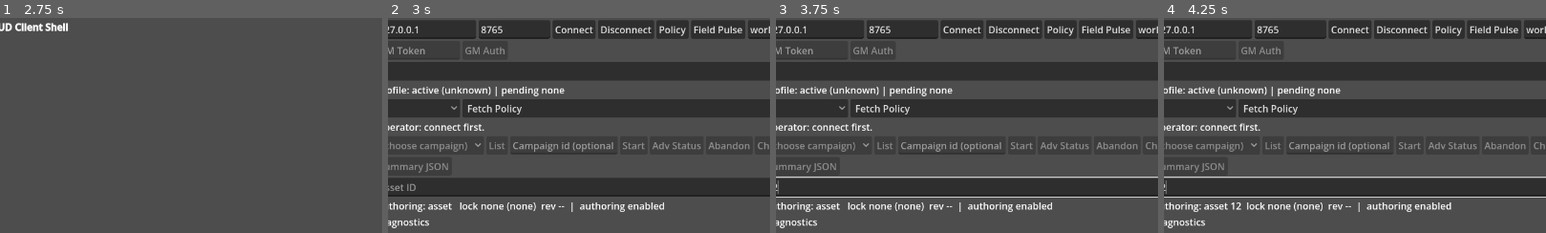
Above: before the commit, frames 1-4 (left to right).
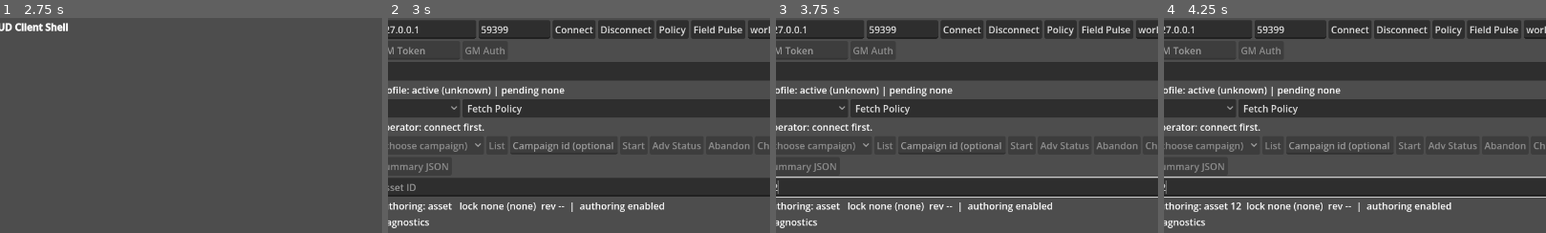
Above: after the commit, the same moments.

Repository: jbax-and-his-ai-pals/008-mud
Game: Godot game, scene res://scenes/launcher.tscn
Same seed, same stepped clock (60 frames per second), same inputs: the game is played once before the commit and once after it.
Inputs (mouse positions are % of the whole screen's width and height, from its top left):
- Up to frame 1 (2.75 s): click "Play Offline" at 0.5 s; click (48, 96) at 1.27 s; type "12" at 1.35 s; click "Got it — start playing!" at 2 s
- Up to frame 2 (3 s): click "Tools (F2)" at 2.75 s
- Up to frame 3 (3.75 s): click (34, 46) at 3.52 s; type "12" at 3.6 s
- Up to frame 4 (4.25 s): no input
The pictures show only the part of the screen within x 3-53%, y 7-57%; the shares and areas given below are measured in that part.

Frame 1 is identical in both runs. In frame 2, 0.1% of the frame differs, in the area x 24-32%, y 3-8%; in frame 3, 0.1%; in frame 4, 0.1%.

Commit message:
Default the client's connect fields to 127.0.0.1:59399
The client's "Connect online" panel opened with an empty host and port 8765.
It now opens with 127.0.0.1 and 59399, the same in the main scene's
connection row and the crash-recovery fallback, and the desktop launcher's
default port matches so a server started there is what the client expects.

Co-Authored-By: Claude Sonnet 5.5 <noreply@anthropic.com>

Diff:
--- a/client/scenes/launcher.tscn
+++ b/client/scenes/launcher.tscn
@@ -60,13 +60,13 @@
 [node name="HostInput" type="LineEdit" parent="CenterContainer/LauncherVBox/OnlinePanel/HostPortRow"]
 layout_mode = 2
 size_flags_horizontal = 3
-text = ""
+text = "127.0.0.1"
 placeholder_text = "host or IP"
 
 [node name="PortInput" type="LineEdit" parent="CenterContainer/LauncherVBox/OnlinePanel/HostPortRow"]
 layout_mode = 2
 custom_minimum_size = Vector2(100, 0)
-text = "8765"
+text = "59399"
 placeholder_text = "Port"
 
 [node name="ConnectButton" type="Button" parent="CenterContainer/LauncherVBox/OnlinePanel"]
--- a/client/scenes/main.tscn
+++ b/client/scenes/main.tscn
@@ -50,7 +50,7 @@
 [node name="PortInput" type="LineEdit" parent="VBox/ConnectionRow"]
 layout_mode = 2
 custom_minimum_size = Vector2(120, 0)
-text = "8765"
+text = "59399"
 placeholder_text = "Port"
 
 [node name="ConnectButton" type="Button" parent="VBox/ConnectionRow"]
--- a/client/scripts/ui/crash_recovery_controller.gd
+++ b/client/scripts/ui/crash_recovery_controller.gd
@@ -100,7 +100,7 @@
 func _on_restore_pressed() -> void:
 	visible = false
 	var host: String = str(_marker_data.get("host", "127.0.0.1"))
-	var port: int = int(_marker_data.get("port", 8765))
+	var port: int = int(_marker_data.get("port", 59399))
 	var session_id: String = str(_marker_data.get("session_id", ""))
 	var transport: String = str(_marker_data.get("transport", "WebSocket"))
 	clear_marker()
--- a/client/scripts/ui/launcher_controller.gd
+++ b/client/scripts/ui/launcher_controller.gd
@@ -16,7 +16,7 @@
 
 const MAIN_SCENE := "res://scenes/main.tscn"
 const DEFAULT_OFFLINE_HOST := "127.0.0.1"
-const DEFAULT_PORT := 8765
+const DEFAULT_PORT := 59399
 
 @onready var offline_button: Button = $CenterContainer/LauncherVBox/OfflineButton
 @onready var connect_online_button: Button = $CenterContainer/LauncherVBox/ConnectOnlineButton
Not shown, changed: toolkit/launcher.py
